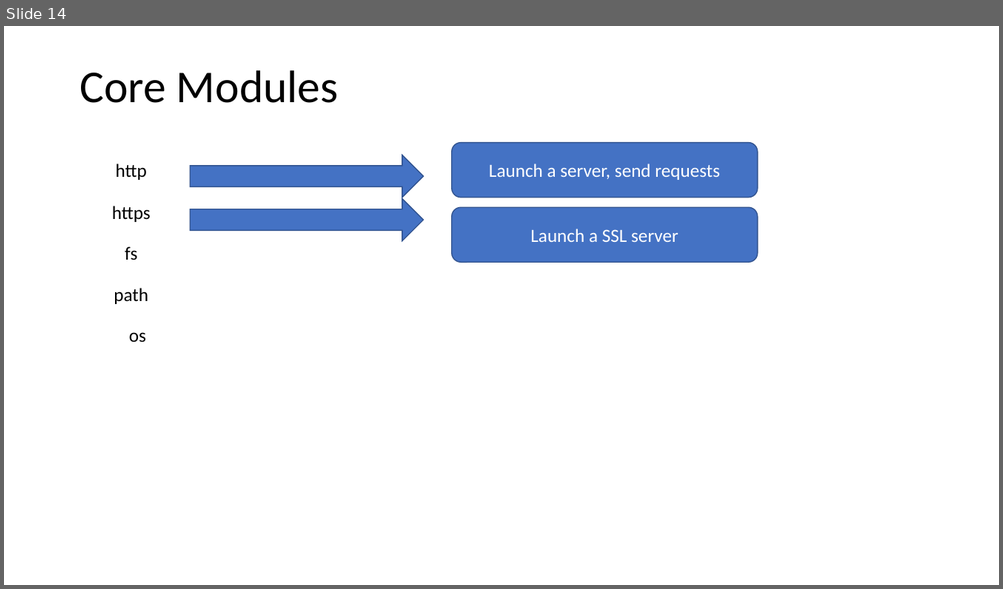
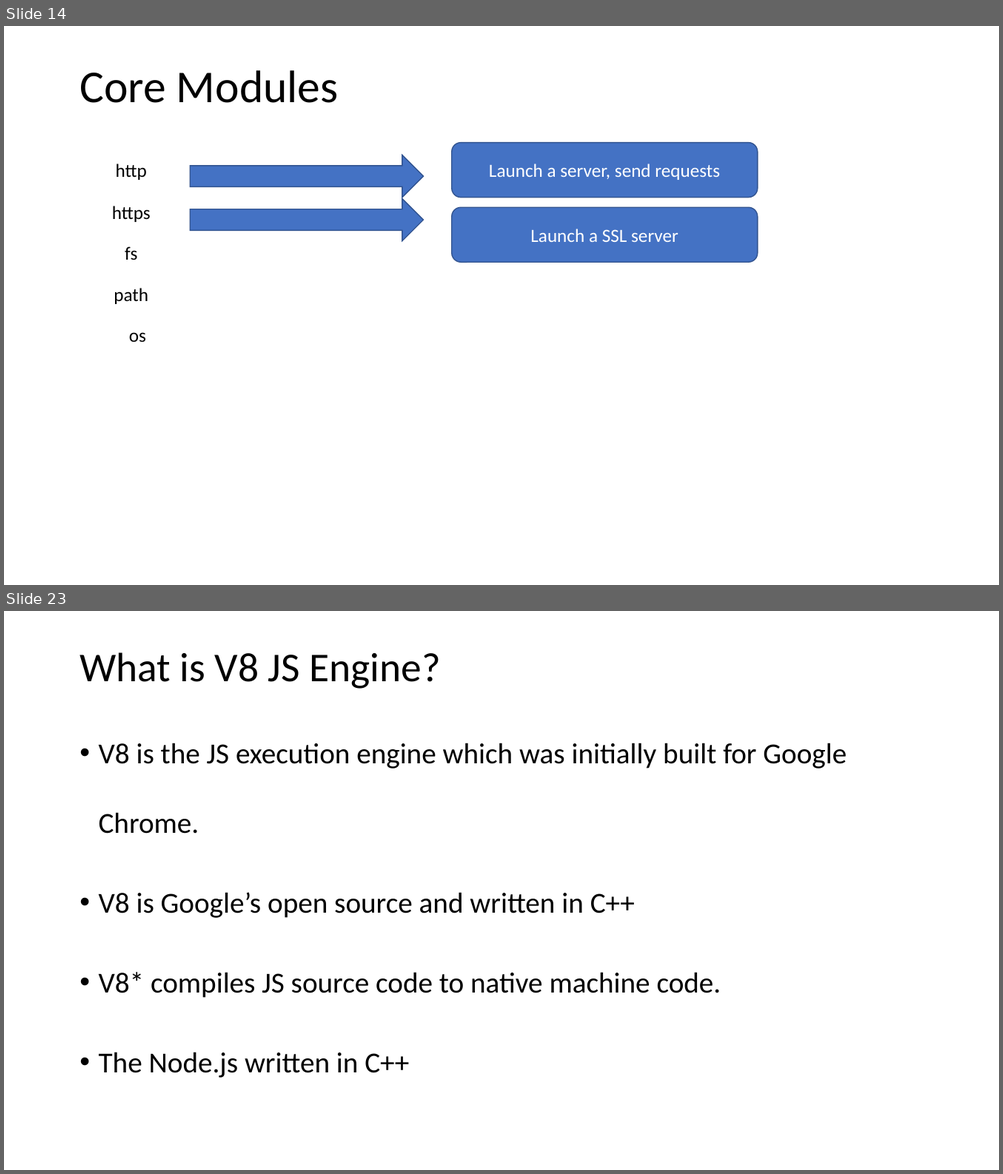
Before and after one commit to PiyushChaturvedii/batch03, a slide deck: What is Node.pptx. Shown one above the other, each under a label of ours: slide 14 before the commit, slides 14 and 23 after it; the slides between them are not shown. The pictures are 1003x589 and 1003x1174 pixels, drawn with LibreOffice and Linux fonts; fonts in the diff are those of the drawing. Boxes give left, top, right and bottom in pixels: in the first picture for what was removed or moved away, otherwise in the second. Text is boxed around its words. In the diff, an @@ line names an element or a change of style, - is before the commit and + after.

```diff
--- a/What is Node.pptx
+++ b/What is Node.pptx
@@ slide 23 added at [4, 611, 999, 1170], background #FFFFFF @@
@@ title added at [79, 652, 440, 689], 39.6 pt, text #000000 @@
+What is V8 JS Engine?
@@ text added at [99, 743, 846, 1078], 28 pt, text #000000 @@
+• V8 is the JS execution engine which was initially built for Google Chrome.
+• V8 is Google’s open source and written in C++
+• V8* compiles JS source code to native machine code.
+• The Node.js written in C++
```
Also in this commit, not shown: 8 other slides added, 10 other files.
